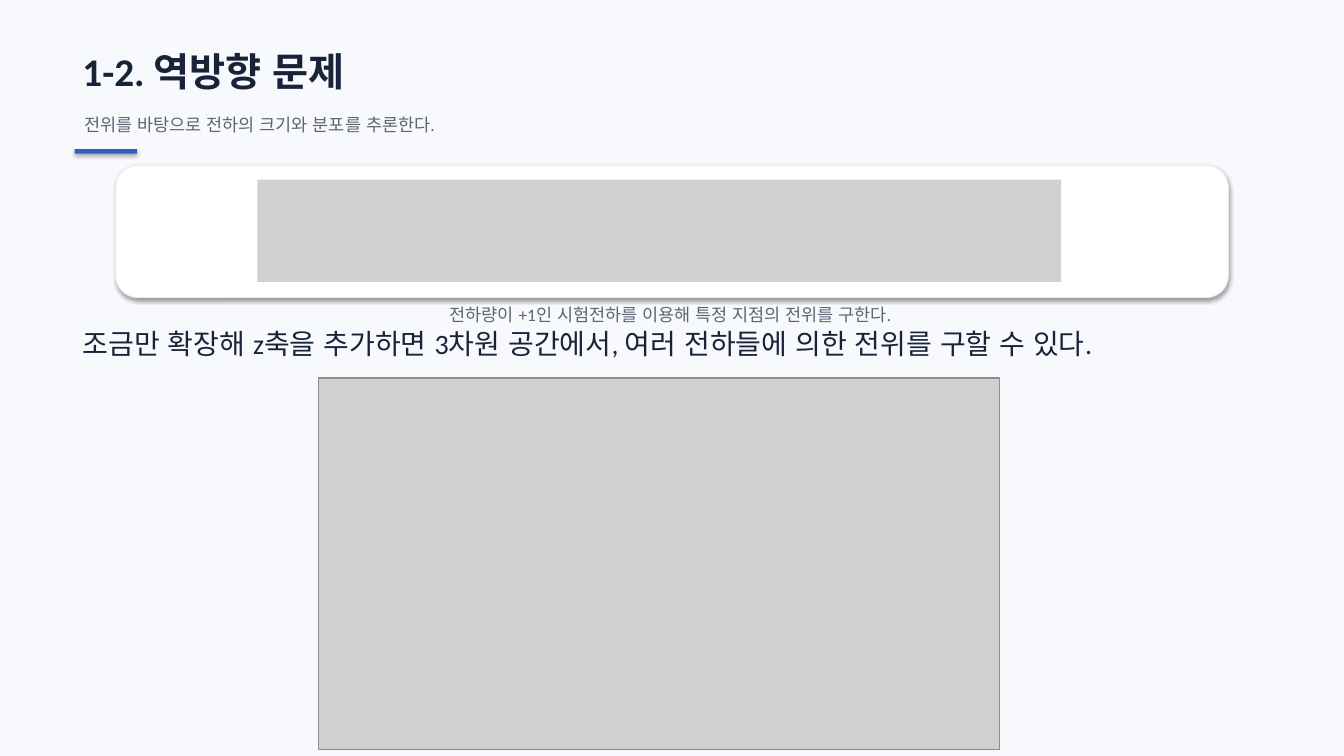
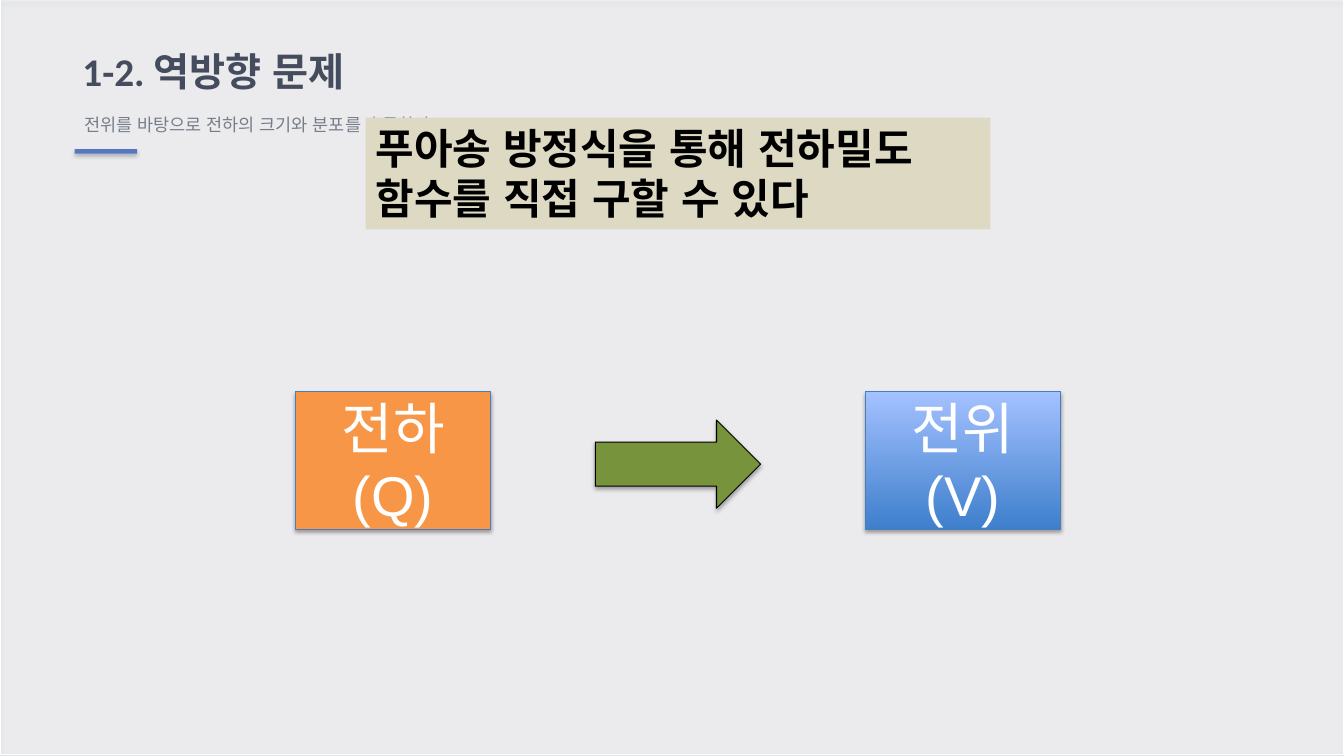
Before and after one commit to ohyunu525/KK-AI, a slide deck: slide 11 of Documents/보고서 파일.pptx (slide 12 before the commit). Drawn at 1344x756 pixels with LibreOffice and Linux fonts; fonts in the diff are those of the drawing; grey boxes stand for pictures; background and template pictures are left out. Boxes give left, top, right and bottom in pixels: in the first picture for what was removed or moved away, otherwise in the second. Text is boxed around its words. In the diff, an @@ line names an element or a change of style, - is before the commit and + after.

Commit message:
26-08-31-15:00

```diff
--- a/Documents/보고서 파일.pptx
+++ b/Documents/보고서 파일.pptx
@@ background #FFFFFF to picture (left out) @@
@@ rectangle at box(0, 0, 1344, 755): fill #F8F9FC to #FFFFFF at 20% opacity; outline none to #FFFFFF 0.75 pt @@
@@ rectangle added at box(366, 118, 991, 230), fill #DDD9C3, 30 pt, text #000000, bold @@
+푸아송 방정식을 통해 전하밀도 함수를 직접 구할 수 있다
@@ rounded rectangle removed at box(116, 165, 1229, 297) @@
@@ picture removed at box(257, 179, 1061, 281) @@
@@ rounded rectangle removed at box(116, 300, 1229, 433) @@
@@ text removed at box(449, 306, 892, 323) @@
-전하량이 +1인 시험전하를 이용해 특정 지점의 전위를 구한다.
@@ text removed at box(82, 330, 1092, 358) @@
-조금만 확장해 z축을 추가하면 3차원 공간에서, 여러 전하들에 의한 전위를 구할 수 있다.
@@ picture removed at box(319, 378, 999, 749) @@
@@ rectangle added at box(295, 392, 491, 530), fill #F79646, outline #4B7EBC 0.75 pt, 40 pt, text #FFFFFF @@
+전하(Q)
@@ rectangle added at box(865, 392, 1061, 530), fill gradient #3F80CE to #A4C4FF, outline #4B7EBC 0.75 pt, 40 pt, text #FFFFFF @@
+전위(V)
@@ right arrow added at box(596, 420, 761, 509), fill #77933C, outline #000000 0.75 pt @@
```
Also in this commit, not shown: 1 other slide changed, 1 slide added, 1 slide removed.
